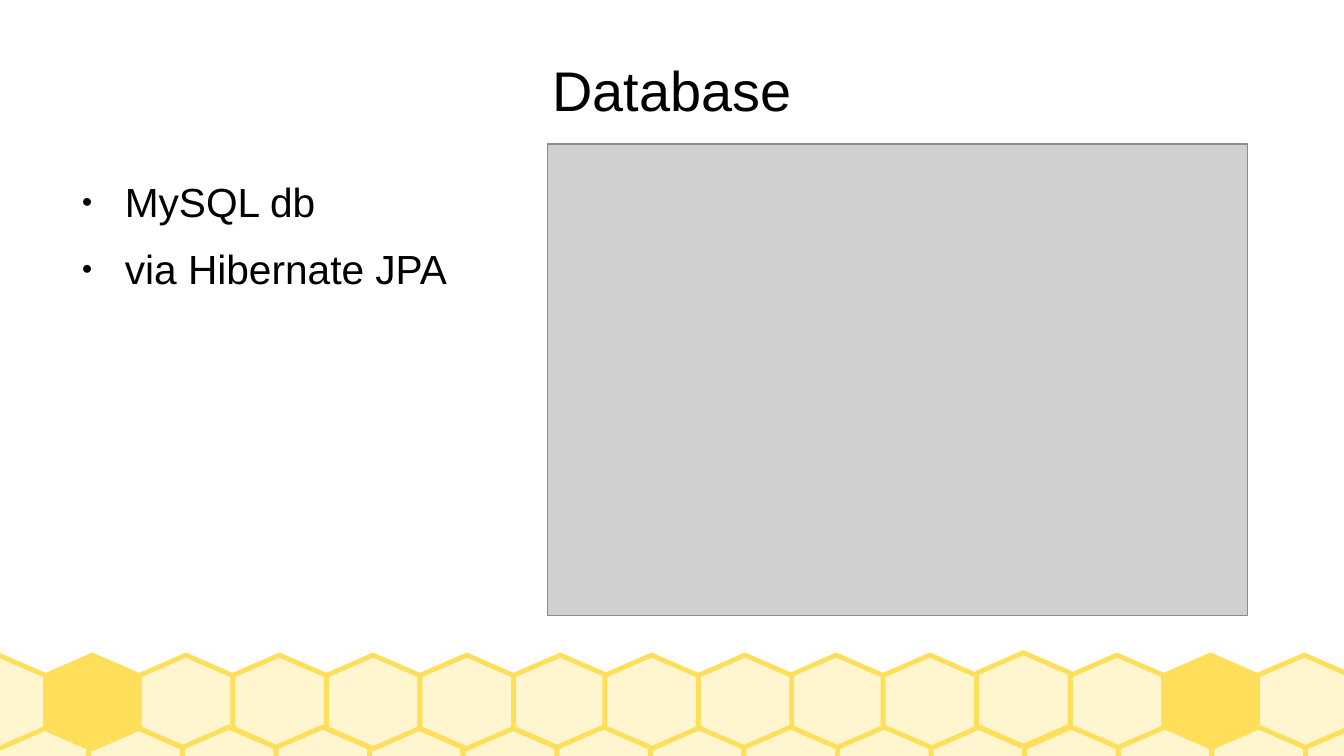
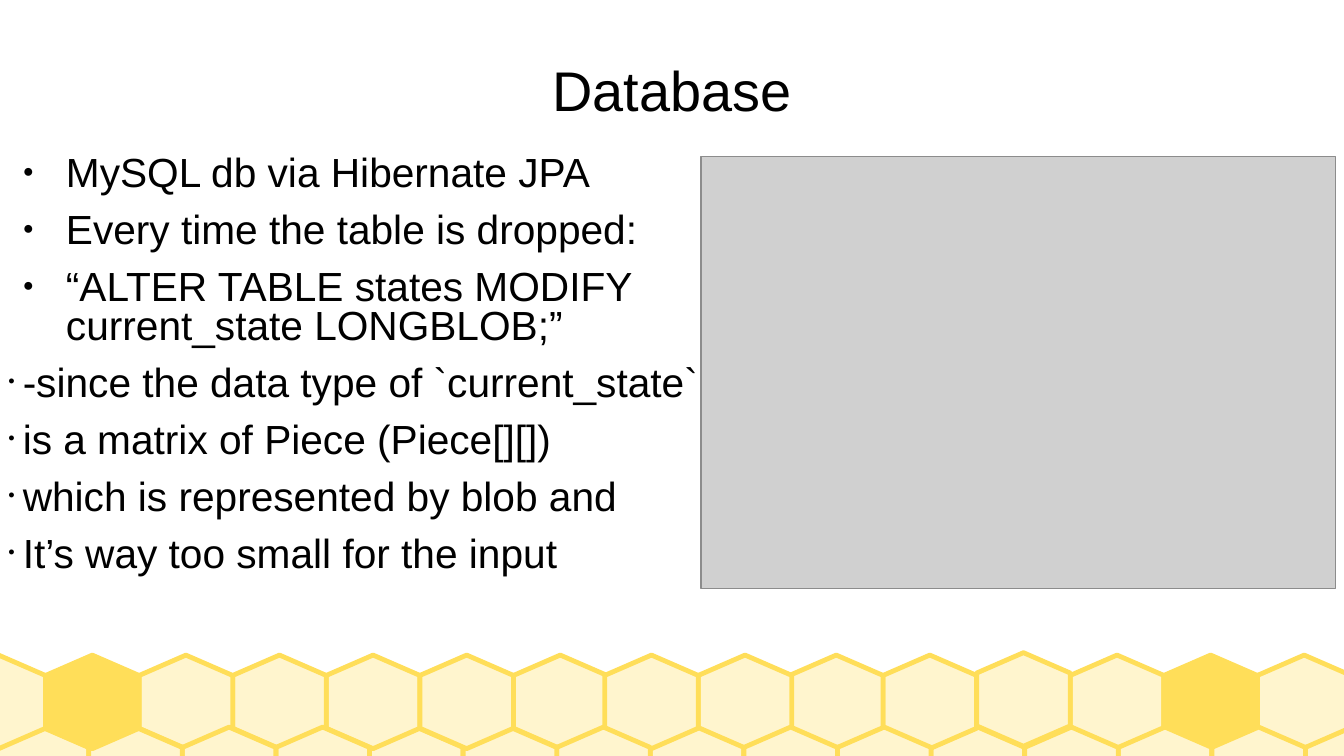
Before and after one commit to stonecoldtanya/Final-Project, a slide deck: slide 8 of checkers/fianl.pptx. Drawn at 1344x756 pixels with LibreOffice and Linux fonts; fonts in the diff are those of the drawing; grey boxes stand for pictures. Boxes give left, top, right and bottom in pixels: in the first picture for what was removed or moved away, otherwise in the second. Text is boxed around its words. In the diff, an @@ line names an element or a change of style, - is before the commit and + after.

Commit message:
added an alter table informational line to the presentation

```diff
--- a/checkers/fianl.pptx
+++ b/checkers/fianl.pptx
@@ text at bbox=[23, 157, 698, 576]: text changed @@
-● MySQL db
-● via Hibernate JPA
+● MySQL db via Hibernate JPA
+● Every time the table is dropped:
+● “ALTER TABLE states MODIFY current_state LONGBLOB;”
+• -since the data type of `current_state`
+• is a matrix of Piece (Piece[][])
+• which is represented by blob and
+• It’s way too small for the input
@@ picture: place and size @@
-picture at bbox=[548, 144, 1248, 616]
+picture at bbox=[701, 156, 1335, 589]
```
Also in this commit, not shown: 1 other slide changed.
